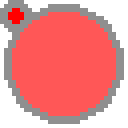
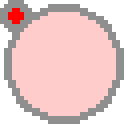
Before/after of a 128 × 128 layered artwork. What changed in the layer stack:
removed layer "Layer 4" over box(12, 12, 116, 116)
painted on "Layer 3" over box(12, 12, 116, 116)
"Layer 2": opacity 100% → 20%, painted on it over box(12, 12, 116, 116)
